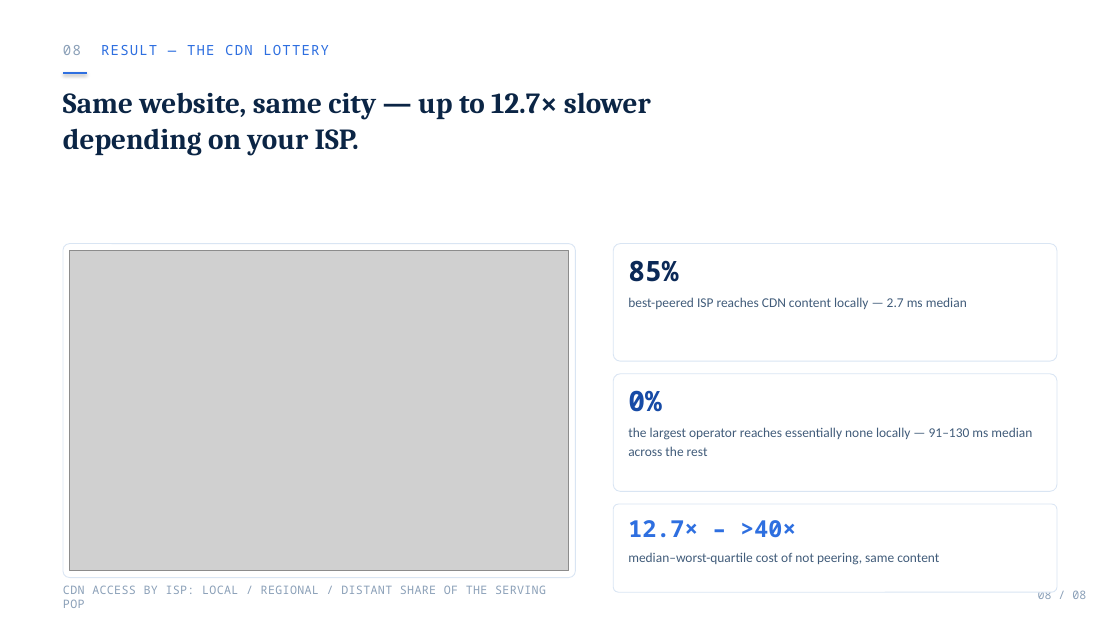
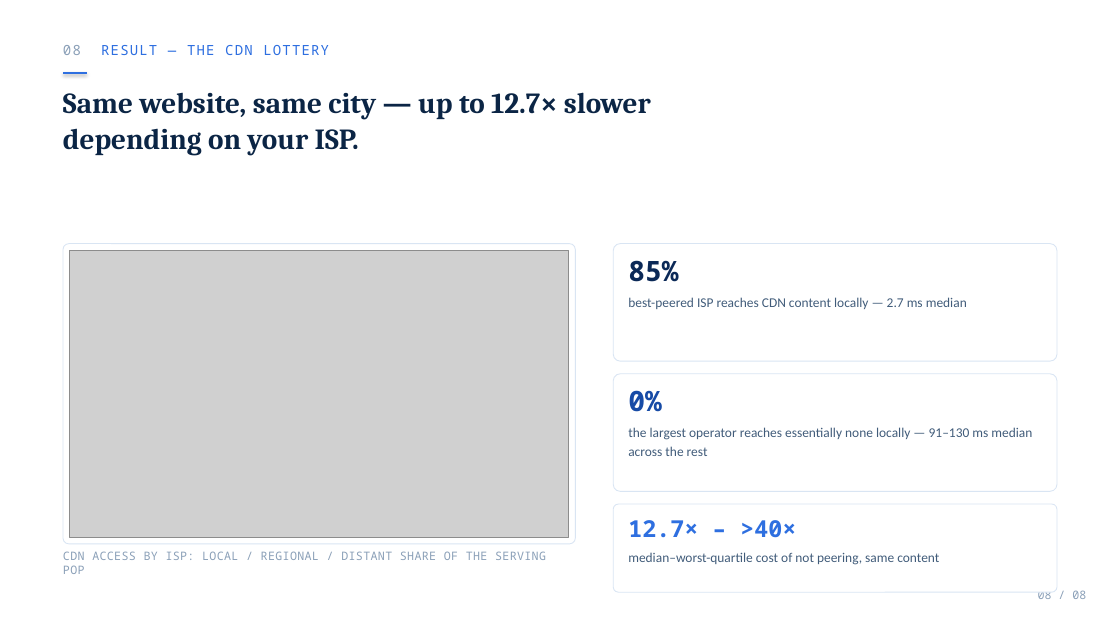
Before and after one commit to msaqib/pkinternet, a slide deck: slide 8 of experiments/07_longitudinal_panel/Exp07_status_update.pptx. Drawn at 1120x630 pixels with LibreOffice and Linux fonts; fonts in the diff are those of the drawing; grey boxes stand for pictures. Boxes give left, top, right and bottom in pixels: in the first picture for what was removed or moved away, otherwise in the second. Text is boxed around its words. In the diff, an @@ line names an element or a change of style, - is before the commit and + after.

```diff
--- a/experiments/07_longitudinal_panel/Exp07_status_update.pptx
+++ b/experiments/07_longitudinal_panel/Exp07_status_update.pptx
@@ rounded rectangle resized from (x1=63, y1=244, x2=576, y2=578) to (x1=63, y1=244, x2=576, y2=544) @@
@@ picture resized from (x1=70, y1=250, x2=569, y2=571) to (x1=70, y1=250, x2=569, y2=538) @@
@@ text "CDN ACCESS BY ISP: LOCAL ..." moved from (x1=63, y1=585, x2=546, y2=608) to (x1=63, y1=551, x2=546, y2=574) @@
```
Also in this commit, not shown: 49 other files.
